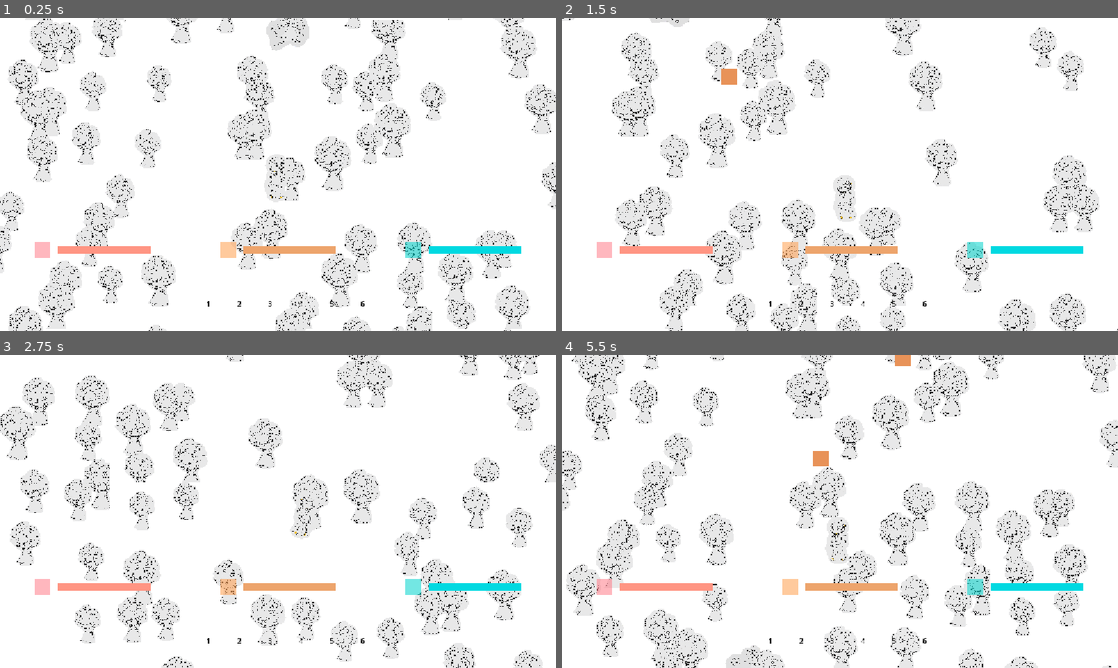
Above: before the commit, frames 1-4 (two rows, left to right).
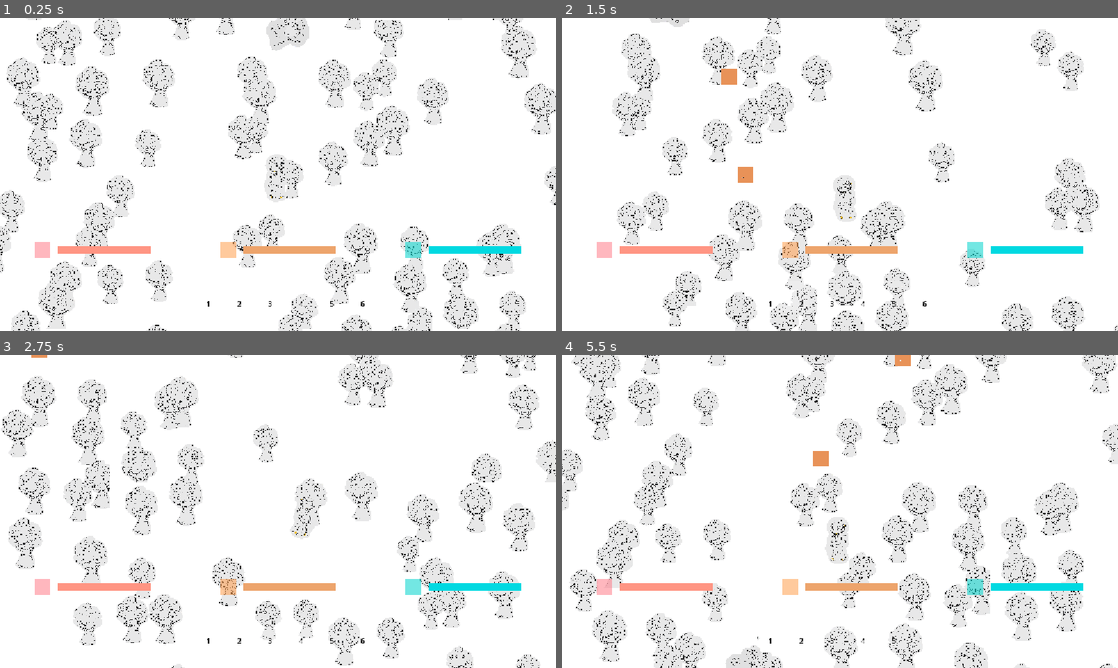
Above: after the commit, the same moments.

Repository: Duckwastakon/brackeysJam
Game: Godot game, scene res://map/map.tscn
Same seed, same stepped clock (60 frames per second), same inputs: the game is played once before the commit and once after it. The project has no main scene, so this scene is started directly.
Inputs (mouse positions are in pixels of both pictures, inside the frame that each line leads up to):
- Up to frame 1 (0.25 s): no input
- Up to frame 2 (1.5 s): move the mouse to (962, 158) at 0.52 s; hold D (right) 0.53-1.28 s; tap 1 (1) at 0.6 s; click (962, 158) at 0.67 s; tap 2 (2) at 0.8, 1.35 s; move the mouse to (728, 190) at 1.27 s; hold S (down) from 1.28 s (still down)
- Up to frame 3 (2.75 s): tap 3 (3) at 1.55, 2.1 s; move the mouse to (333, 442) at 2.02 s; release S (down) at 2.03 s; hold D (right) from 2.03 s (still down); tap 4 (4) at 2.3 s
- Up to frame 4 (5.5 s): move the mouse to (812, 574) at 2.77 s; release D (right) at 2.78 s; hold W (up) 2.78-3.53 s; tap 4 (4) at 2.85 s; click (812, 574) at 2.92 s; tap 5 (5) at 3.05, 3.6 s; move the mouse to (1006, 558) at 3.52 s; hold A (left) 3.53-5.03 s; tap 6 (6) at 3.8, 4.35 s; move the mouse to (673, 464) at 4.27 s; tap Q (q) at 4.55, 5.1 s; move the mouse to (867, 511) at 5.02 s; hold S (down) from 5.03 s (still down); click (867, 511) at 5.17 s; tap 1 (1) at 5.3 s

The runs differ from the first frame. In frame 1, 4.8% of the frame differs, in the area x 0-100%, y 0-100%; in frame 2, 4.1%; in frame 3, 4.5%; in frame 4, 4.7%.
Error in both runs: Invalid access to property or key 'damage' on a base object of type 'Area2D'. (res://player/attacking_controller.gd:38)

Commit message:
item dropping + resource nodes dropping items

Diff:
--- a/craftableItems.gd
+++ b/craftableItems.gd
@@ -1,36 +1,35 @@
 extends Node
 
 var items = {
+	"fists": {
+		"toolType": "",
+		"dmg": 1,
+		"dmgMultiplier": 1
+	},
 	"logs": {
 		"stackable": true,
 		"png": "res://drawn assets/log.PNG"
 	},
-
 	"sticks": {
 		"stackable": true,
 		"png": "res://drawn assets/stick.PNG",
 	},
-
 	"rocks": {
 		"stackable": true,
 		"png": "res://drawn assets/rockOre.PNG",
 	},
-
 	"leafs": {
 		"stackable": true,
 		"png": "res://drawn assets/leaf.PNG",
 	},
-
 	"pickaxe": {
 		"stackable": false,
 		"png": "res://drawn assets/picaxe.PNG",
 	},
-
 	"sword": {
 		"stackable": false,
 		"png": "res://drawn assets/sword.PNG"
 	},
-
 	"axe": {
 		"stackable": false,
 		"png": "res://drawn assets/axe.PNG",
@@ -60,3 +59,53 @@
 		"time": 3,
 	}
 }
+
+var resourceNodes = {
+	"tree": {
+		"png": "res://drawn assets/tree.PNG",
+		"scale": 0.08,
+		"multiDrop": true,
+		"drops": {
+			"sticks": {
+				"chance": 60,
+				"minAmount": 1,
+				"maxAmount": 2,
+			},
+			"logs": {
+				"chance": 20,
+				"minAmount": 1,
+				"maxAmount": 1,
+			},
+			"leafs": {
+				"chance": 80,
+				"minAmount": 2,
+				"maxAmount": 4,
+			},
+		},
+		"hp": 5,
+		"dropTimes": 5,
+		"toolMult": "axe",
+		"damageTier": 0,
+	},
+	"rock": {
+		"png": "res://drawn assets/rockFormation.PNG",
+		"scale": 0.08,
+		"multiDrop": false,
+		"drops": {
+			"iron": {
+				"chance": 20,
+				"minAmount": 1,
+				"maxAmount": 3,
+			},
+			"rocks": {
+				"chance": 100,
+				"minAmount": 2,
+				"maxAmount": 3,
+			},
+		},
+		"hp": 25,
+		"dropTimes": 5,
+		"toolMult": "pickaxe",
+		"damageTier": 1,
+	}
+}
--- a/inventory.gd
+++ b/inventory.gd
@@ -32,6 +32,8 @@
 		slotContainer.size.y/2)
 		newInvSlot.get_child(0).text = str(i+1)
 
+	equipItem(0)
+
 func updateSlot(index):
 	var slot = slotContainer.get_child(index)
 	var slotItem
@@ -50,15 +52,16 @@
 func equipItem(ind):
 	for i in slotContainer.get_child_count():
 		if i == ind:
-			slotContainer.get_child(i).modulate = Color.from_rgba8(255, 255, 255, 50)
+			slotContainer.get_child(i).color = Color.from_rgba8(255, 255, 255, 50)
 		else:
-			slotContainer.get_child(i).modulate = Color.from_rgba8(255, 255, 255, 25)
+			slotContainer.get_child(i).color = Color.from_rgba8(255, 255, 255, 25)
 	return([inventory[ind], invAmounts[ind]])
 
 func getItem(ind):
 	return([inventory[ind], invAmounts[ind]])
 
 func canPickup(itemName):
+	if crafting: return false
 	var itemData = CraftableItems.items[itemName]
 
 	if itemData == null: return false
@@ -75,14 +78,15 @@
 	print(result)
 	if(result):
 		addItem(itemName, amount)
-		setCrafting()
 
 	return result
 
-func dropItem(ind):
-	var item = [inventory[ind], invAmounts[ind]]
-	inventory[ind] = ""
-	invAmounts[ind] = 0
+func dropItem(index):
+	if crafting: return [""]
+	var item = [inventory[index], invAmounts[index]]
+	inventory[index] = ""
+	invAmounts[index] = 0
+	updateSlot(index)
 	return item
 
 func setCrafting():
@@ -125,8 +129,20 @@
 			newButton.connect("mouse_exited", hideData.bind(newButton))
 			newButton.connect("button_up", craft.bind(craftable, CraftableItems.cratables[craftable]["items"], newButton))
 
+func checkHasSpace(itemName, cost):
+	var stackable = CraftableItems.items[itemName]["stackable"]
+	if(stackable):
+		if(inventory.has(itemName)): return true
+	if(inventory.has("")): return true
+	for item in cost:
+		if(invAmounts[inventory.find(item)] - cost[item] <= 0):
+			return true
+
+	return false
+
 func craft(itemName, costs, btn: Button):
 	if(crafting): return
+	if(!checkHasSpace(itemName, costs)): return
 
 	startCrafting.emit()
 	crafting = true
@@ -149,7 +165,6 @@
 	addItem(itemName, 1)
 
 	crafting = false
-	setCrafting()
 	timerTween.kill()
 	if(colorRectInd):
 		colorRectInd.queue_free()
@@ -164,6 +179,7 @@
 		inventory[id] = item
 		invAmounts[id] = amount
 
+	setCrafting()
 	updateSlot(id)
 
 func removeItem(item, amount):
@@ -172,6 +188,7 @@
 	if invAmounts[id] <= 0:
 		inventory[id] = ""
 
+	setCrafting()
 	updateSlot(id)
 
 var currentDataParent = null
--- a/player/attacking_controller.gd
+++ b/player/attacking_controller.gd
@@ -35,4 +35,4 @@
 	canAttack = true
 
 func _on_area_area_entered(area: Area2D) -> void:
-	area.damage.emit()
+	area.damage.emit("fists")
--- a/player/player.gd
+++ b/player/player.gd
@@ -56,22 +56,22 @@
 
 	if Input.is_action_just_pressed("1"):
 		equipedSlot = 0
-		equipedItem = inventory.getItem(equipedSlot)[0]
+		equipedItem = inventory.equipItem(equipedSlot)[0]
 	if Input.is_action_just_pressed("2"):
 		equipedSlot = 1
-		equipedItem = inventory.getItem(equipedSlot)[0]
+		equipedItem = inventory.equipItem(equipedSlot)[0]
 	if Input.is_action_just_pressed("3"):
 		equipedSlot = 2
-		equipedItem = inventory.getItem(equipedSlot)[0]
+		equipedItem = inventory.equipItem(equipedSlot)[0]
 	if Input.is_action_just_pressed("4"):
 		equipedSlot = 3
-		equipedItem = inventory.getItem(equipedSlot)[0]
+		equipedItem = inventory.equipItem(equipedSlot)[0]
 	if Input.is_action_just_pressed("5"):
 		equipedSlot = 4
-		equipedItem = inventory.getItem(equipedSlot)[0]
+		equipedItem = inventory.equipItem(equipedSlot)[0]
 	if Input.is_action_just_pressed("6"):
 		equipedSlot = 5
-		equipedItem = inventory.getItem(equipedSlot)[0]
+		equipedItem = inventory.equipItem(equipedSlot)[0]
 
 	if Input.is_action_just_pressed("q"):
 		var droppedItem = inventory.dropItem(equipedSlot)
--- a/player/player.tscn
+++ b/player/player.tscn
@@ -9,7 +9,7 @@
 size = Vector2(48, 48)
 
 [sub_resource type="RectangleShape2D" id="RectangleShape2D_yw30f"]
-size = Vector2(48, 48)
+size = Vector2(48, 56)
 
 [node name="player" type="CharacterBody2D" unique_id=1107822596]
 z_index = 999
@@ -35,6 +35,7 @@
 collision_mask = 2
 
 [node name="CollisionShape2D" type="CollisionShape2D" parent="itemPickup" unique_id=445504645]
+position = Vector2(0, 28)
 shape = SubResource("RectangleShape2D_yw30f")
 
 [connection signal="area_entered" from="itemPickup" to="." method="_on_item_pickup_area_entered"]
--- a/resources/dropped_item.gd
+++ b/resources/dropped_item.gd
@@ -11,6 +11,14 @@
 	await get_tree().create_timer(1.5).timeout
 	$Area2D/CollisionShape2D.disabled = false
 
+func setItem(item, amt):
+	itemName = item
+	amount = amt
+	print(item)
+	print(CraftableItems.items[item])
+	print(CraftableItems.items[item]["png"])
+	$itemSprite.texture = load(CraftableItems.items[item]["png"])
+
 func _physics_process(delta: float) -> void:
 	if(velocity != Vector2.ZERO):
 		velocity.x = move_toward(velocity.x, 0, decel)
--- a/resources/dropped_item.tscn
+++ b/resources/dropped_item.tscn
@@ -1,6 +1,7 @@
 [gd_scene format=3 uid="uid://ds0s0uyaguf1e"]
 
 [ext_resource type="Script" uid="uid://dihwj5qpgxnle" path="res://resources/dropped_item.gd" id="1_awcry"]
+[ext_resource type="Texture2D" uid="uid://cv6otejxswtap" path="res://drawn assets/log.PNG" id="2_tnumy"]
 
 [sub_resource type="RectangleShape2D" id="RectangleShape2D_porw7"]
 
@@ -21,3 +22,7 @@
 [node name="CollisionShape2D" type="CollisionShape2D" parent="Area2D" unique_id=1729551128]
 shape = SubResource("RectangleShape2D_porw7")
 disabled = true
+
+[node name="itemSprite" type="Sprite2D" parent="." unique_id=29881979]
+scale = Vector2(0.0125, 0.0125)
+texture = ExtResource("2_tnumy")
--- a/resources/resource.gd
+++ b/resources/resource.gd
@@ -1,36 +1,55 @@
 extends Area2D
 
-var resourceId = 0
-var hp = 5
+var resourceName
+var hp
 signal damage
 
 const resource = preload("res://resources/dropped_item.tscn")
-
 @onready var resourceSprite = $resourceSprite
 
 func _ready() -> void:
 	connect("damage", shakeObject)
 
+	setupResource("tree")
+
+func setupResource(name):
+	resourceName = name
+	var data = CraftableItems.resourceNodes[name]
+	hp = data["hp"]
+	resourceSprite.texture = load(data["png"])
 	resourceSprite.scale *= randf_range(0.8, 1.2)
 
-func dropResource():
+func dropResource(itemName, amount):
 	var newResource: CharacterBody2D = resource.instantiate()
 	newResource.global_position = global_position
+
+	newResource.setItem(itemName, amount)
 	get_parent().call_deferred("add_child", newResource)
 
 	newResource.velocity = Vector2(randf_range(-1, 1), randf_range(-1, 1)).normalized() * 500 * randf_range(1.1, 1.4)
 
 var shakeAmount = 0
 
-func shakeObject():
-	hp -= 1
-	if(hp <= 0):
-		for i in 5:
-			dropResource()
-		queue_free()
-		return
-	else:
-		dropResource()
+func shakeObject(tool):
+	var dmg = CraftableItems.items[tool]["dmg"]
+	var toolType = CraftableItems.items[tool]["toolType"]
+	if CraftableItems.resourceNodes[resourceName]["toolMult"] == toolType:
+		dmg *= CraftableItems.items[tool]["dmgMultiplier"]
+
+	var DPD = CraftableItems.resourceNodes[resourceName]["hp"] / CraftableItems.resourceNodes[resourceName]["dropTimes"]
+	var droppedResources = (dmg - (dmg % DPD)) / DPD
+	if hp%DPD<(hp-dmg)%DPD:
+		droppedResources += 1
+
+	for i in droppedResources:
+		hp -= DPD
+		if hp > 0:
+			generateItem()
+		else:
+			for x in 5:
+				generateItem()
+
+			break
 
 	if shakeAmount <= 0:
 		shakeAmount = 8
@@ -46,3 +65,22 @@
 		resourceSprite.position = Vector2(0, 0)
 	else:
 		shakeAmount = 8
+
+func generateItem():
+	var data = CraftableItems.resourceNodes[resourceName]
+	var possibleItems = data["drops"]
+
+	if(data["multiDrop"]):
+		for item in possibleItems:
+			var itemChance = possibleItems[item]["chance"]
+			if itemChance >= randi_range(1, 100):
+				var itemAmt = randi_range(possibleItems[item]["minAmount"], possibleItems[item]["maxAmount"])
+				dropResource(item, itemAmt)
+	else:
+		var randNum = randi_range(1, 100)
+		for item in possibleItems:
+			var itemChance = possibleItems[item]["chance"]
+			if itemChance >= randNum:
+				var itemAmt = randi_range(possibleItems[item]["minAmount"], possibleItems[item]["maxAmount"])
+				dropResource(item, itemAmt)
+				return
--- a/resources/resource.tscn
+++ b/resources/resource.tscn
@@ -1,7 +1,7 @@
 [gd_scene format=3 uid="uid://bu0pmkhglv6yv"]
 
 [ext_resource type="Script" uid="uid://ds6ngnraiyuwp" path="res://resources/resource.gd" id="1_dtidl"]
-[ext_resource type="Texture2D" uid="uid://cwydavob4413y" path="res://drawn assets/tree.PNG" id="2_bo38f"]
+[ext_resource type="Texture2D" uid="uid://tie8jp1asck1" path="res://drawn assets/rockFormation.PNG" id="2_bo38f"]
 
 [sub_resource type="RectangleShape2D" id="RectangleShape2D_d33tg"]
 size = Vector2(96, 112)
